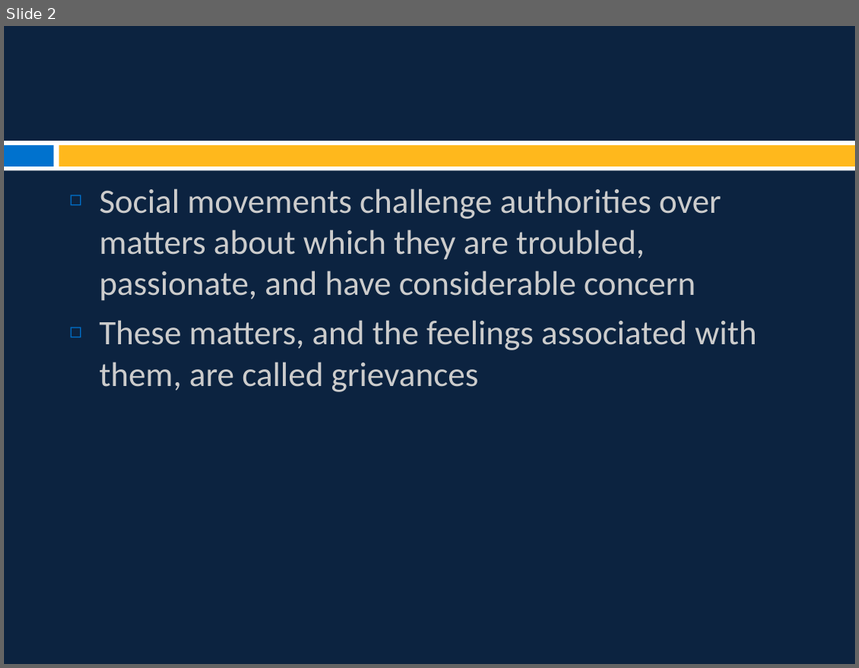
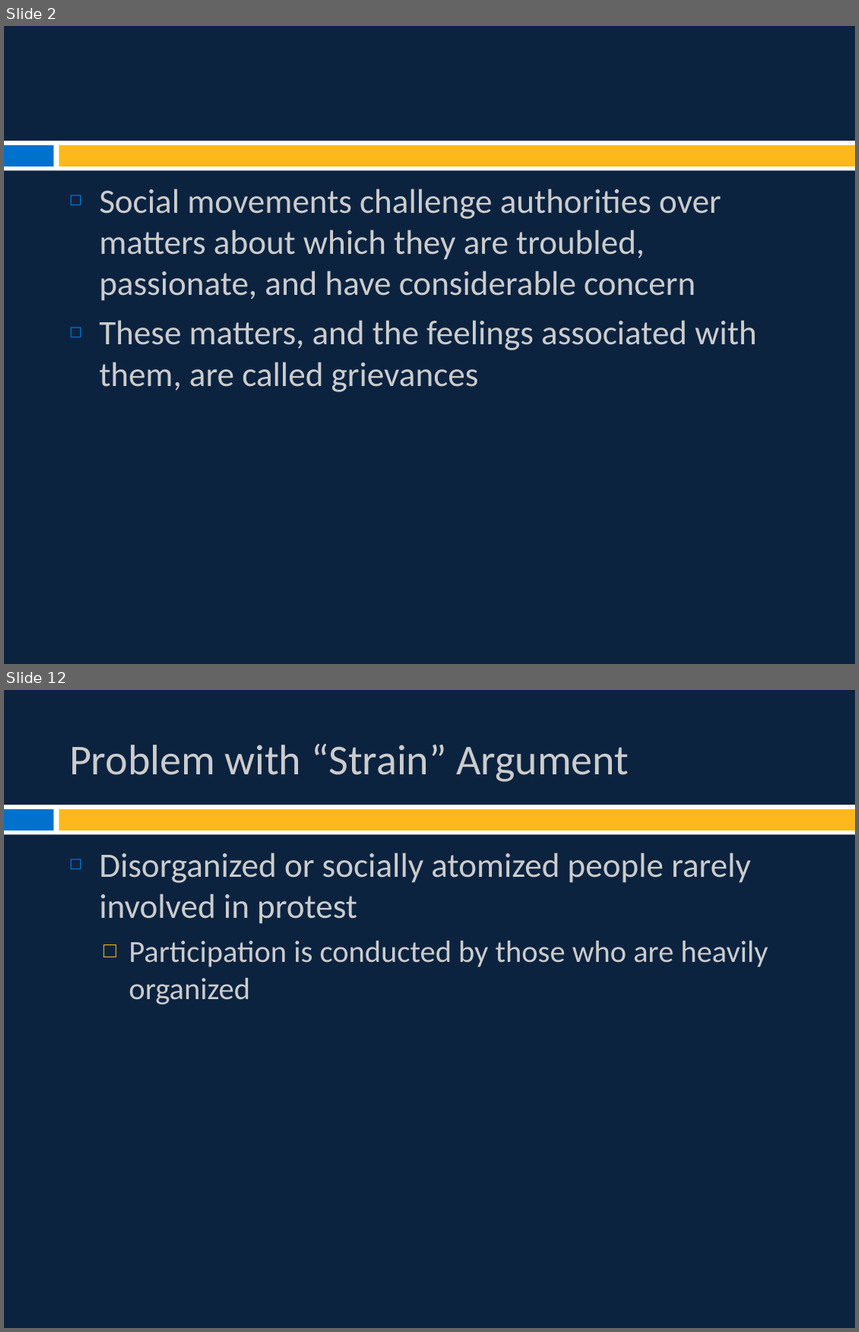
Before and after one commit to burrelvannjr/movements_csuf, a slide deck: ppts/Chapter 2 Slides.pptx. Shown one above the other, each under a label of ours: slide 2 before the commit, slides 2 and 12 after it; the slides between them are not shown. The pictures are 859x668 and 859x1332 pixels, drawn with LibreOffice and Linux fonts; fonts in the diff are those of the drawing. Boxes give left, top, right and bottom in pixels: in the first picture for what was removed or moved away, otherwise in the second. Text is boxed around its words. In the diff, an @@ line names an element or a change of style, - is before the commit and + after.

```diff
--- a/ppts/Chapter 2 Slides.pptx
+++ b/ppts/Chapter 2 Slides.pptx
@@ slide 12 added at (4,690,855,1328), background #0C2340; not listed: 3 template elements that a slide beside it also shows @@
@@ title added at (69,744,629,782), 36 pt, text #CCCCCC @@
+Problem with “Strain” Argument
@@ text added at (99,853,769,1005), 29 pt, text #CCCCCC @@
+◻ Disorganized or socially atomized people rarely involved in protest
+  □ Participation is conducted by those who are heavily organized
```
Also in this commit, not shown: 9 slides changed, 4 other slides added.
